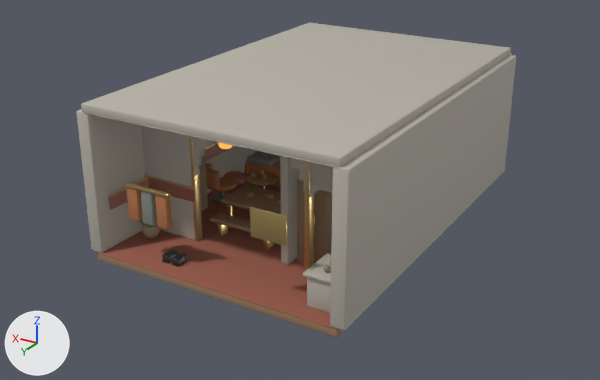
The glTF model public/assets/blender/hab_apartment_v4.glb, before and after one commit.
Camera for both pictures: a 50 mm lens placed at (-10.01, 17.68, 9.2), pointed at (0.24, 0.6, 0.66). The lights are fixed; the arrows at lower left show +X, +Y and +Z. The picture after the commit comes second. Vertices at exactly the same position are counted once.

Objects in the first picture: 'HabApartment'.
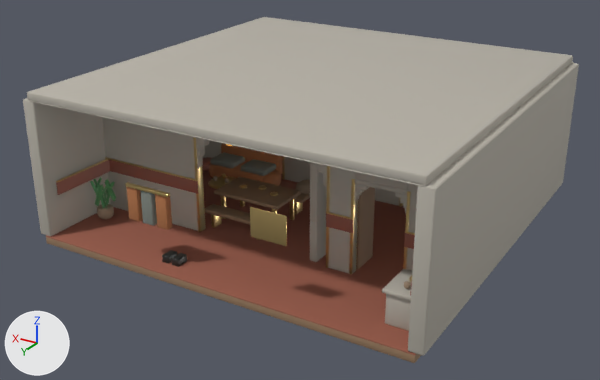
Location of each change, (x1, y1, x2, y2) in pixels of the pictures (600 x 380 px; the box of a moved part takes in the faces that stretch with it):
'HabApartment', reshaped (26% wider, 10% taller): before (76, 23, 516, 338); after (23, 17, 579, 363)
part 1 of me_cube_1956, moved or reshaped: before (97, 172, 338, 330); after (46, 171, 416, 355)
part 2 of me_cube_1956, moved or reshaped: before (97, 254, 344, 338); after (46, 237, 421, 363)
part 3 of me_cube_1956, moved or reshaped: before (297, 179, 332, 264); after (356, 187, 375, 269)
part 4 of me_cube_1956, moved or reshaped: before (220, 184, 281, 214); after (214, 177, 301, 210)
part 5 of me_cube_1956, moved or reshaped: before (210, 213, 251, 232); after (205, 204, 250, 225)
part 6 of me_cube_1956, moved or reshaped (not visible before): after (295, 193, 310, 203)
part 7 of me_cube_1956, moved or reshaped (not visible afterwards): before (199, 154, 208, 212)
part 8 of me_cube_1956, moved or reshaped: before (330, 55, 516, 330); after (408, 63, 579, 356)
part 9 of me_cube_1956, moved or reshaped: before (76, 109, 254, 253); after (23, 98, 111, 236)
part 10 of me_cube_1956, moved or reshaped: before (81, 23, 511, 167); after (27, 17, 573, 185)
part 11 of me_cube_1956, moved or reshaped: before (304, 181, 307, 192); after (355, 188, 365, 194)
part 12 of me_cube_1956, moved or reshaped: before (299, 169, 307, 182); after (395, 193, 407, 200)
part 13 of me_cube_1956, moved or reshaped: before (280, 156, 299, 225); after (355, 184, 370, 190)
part 14 of me_cube_1956, moved or reshaped (not visible before): after (381, 185, 408, 195)
part 15 of me_cube_1956, moved or reshaped (not visible before): after (355, 179, 381, 189)
part 16 of me_cube_1956, deleted (mostly hidden): before (82, 54, 512, 313)
part 17 of me_cube_1956, cut back: before (141, 126, 278, 240); after (28, 61, 574, 331)

Patch to the scene script:
```diff
--- a/public/assets/blender/hab_apartment_v4.glb.py
+++ b/public/assets/blender/hab_apartment_v4.glb.py
@@ me_cube_1956 @@
 # used by ob_habapartment; location = (0.0, 0.0, -0.02)
-me_cube_1956.from_pydata(...)  # 17257 vertices, 33574 faces; spans x -3.45..3.45, y -5.18..5.0, z -0.2..3.72
+me_cube_1956.from_pydata(...)  # 17833 vertices, 34670 faces; spans x -5.16..5.16, y -5.18..5.0, z -0.2..3.72
+# me_cube_1956 part 1: the loose piece of 56 vertices spanning x -3.27..3.27, y -5.0..5.0, z -0.02..0.02 is multiplied about its middle by the matrix ((1.524, 0.0, 0.0), (0.0, 1.0, 0.0), (0.0, 0.0, 1.0))
+# me_cube_1956 part 2: the loose piece of 56 vertices spanning x -3.27..3.27, y -5.0..5.0, z -0.2..0.0 is multiplied about its middle by the matrix ((1.525, 0.0, 0.0), (0.0, 1.0, 0.0), (0.0, 0.0, 1.0))
+# me_cube_1956 part 3: the loose piece of 56 vertices spanning x -1.86..-1.1, y 2.22..2.98, z 0.02..2.12 is moved by (-0.64, -0.4, 0.0)
+# me_cube_1956 part 4: the loose piece of 56 vertices spanning x -0.41..1.51, y 1.22..2.38, z 0.71..0.81 is moved by (0.45, -0.35, 0.0)
+# me_cube_1956 part 5: the loose piece of 56 vertices spanning x -0.37..1.47, y 2.48..2.88, z 0.4..0.5 is moved by (0.45, -0.35, 0.0)
+# me_cube_1956 part 6: the loose piece of 56 vertices spanning x -0.37..1.47, y 0.72..1.12, z 0.4..0.5 is moved by (0.45, -0.35, 0.0)
+# me_cube_1956 part 7: the loose piece of 56 vertices spanning x 2.5..2.94, y 1.58..2.82, z 0.02..2.62 is moved by (1.71, -0.35, 0.0)
+# me_cube_1956 part 8: the loose piece of 56 vertices spanning x -3.45..-3.09, y -5.0..5.0, z 0.02..3.52 is moved by (-1.71, 0.0, 0.0)
+# me_cube_1956 part 9: the loose piece of 56 vertices spanning x 3.09..3.45, y -5.0..5.0, z 0.02..3.52 is moved by (1.71, 0.0, 0.0)
+# me_cube_1956 part 10: the loose piece of 56 vertices spanning x -3.27..3.27, y -5.0..5.0, z 3.52..3.72 is multiplied about its middle by the matrix ((1.526, 0.0, 0.0), (0.0, 1.0, 0.0), (0.0, 0.0, 1.0))
+# me_cube_1956 part 11: the loose piece of 56 vertices spanning x -1.55..-1.46, y 3.1..3.3, z 2.0..2.26 is scaled about its middle by (1.91, 1, 0.367), then moved by (-1.05, -0.45, -0.03)
+# me_cube_1956 part 12: the loose piece of 56 vertices spanning x -1.55..-1.34, y 3.1..3.3, z 2.26..2.51 is scaled about its middle by (1.36, 1, 0.367), then moved by (-2.14, -0.45, -0.18)
+# me_cube_1956 part 13: the loose piece of 56 vertices spanning x -1.0..-0.8, y 2.1..3.2, z 1.04..3.52 is scaled about its middle by (1.48, 0.173, 0.0365), then moved by (-1.72, 0.1, -0.08)
+# me_cube_1956 part 14: the loose piece of 56 vertices spanning x -3.14..-2.3, y 0.8..3.0, z 0.92..1.04 is scaled about its middle by (0.742, 0.0856, 0.915), then moved by (-0.69, 0.85, 1.33), in mat_habcream (grey #b6b1a6)
+# me_cube_1956 part 15: the loose piece of 56 vertices spanning x -1.58..-1.38, y 2.98..3.02, z 1.1..1.34 is scaled about its middle by (3.14, 5.55, 0.385), then moved by (-1.31, -0.25, 1.09), in mat_habcream (grey #b6b1a6)
+# me_cube_1956 part 16: 188 loose pieces with 13650 vertices, spanning x -3.27..3.27, y -5.18..5.0, z 0.02..3.53, are deleted
+# me_cube_1956 part 17: 3 vertices moved within x -0.61..-0.34, y -0.72..-0.36, z 0.28..1.08; 1380 vertices removed from x -2.18..3.27, y -1.7..4.26, z 0.02..3.52; 15606 vertices added at x -4.98..4.98, y -5.18..5.0, z 0.02..3.54
+# other edits to the shape of me_cube_1956 do not show in these pictures
 me_cube_1956.materials.append(mat_habcarpet)
```
